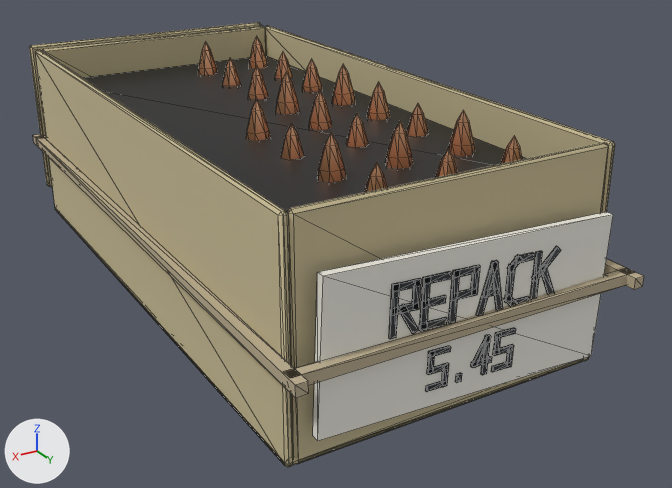
Renders of the glTF model assets/models/items/ammo_545_repack.glb from each side of a commit.
Before and after are seen from a 50 mm camera at (0.0673, 0.132, 0.0514) aimed at (-0.0064, 0.0093, -0.0099). The lights are fixed; the arrows at lower left show +X, +Y and +Z. The first picture is the older version. Mesh edges are drawn as thin lines. Vertices at exactly the same position are counted once.

Names of what the first picture shows: 'body'.
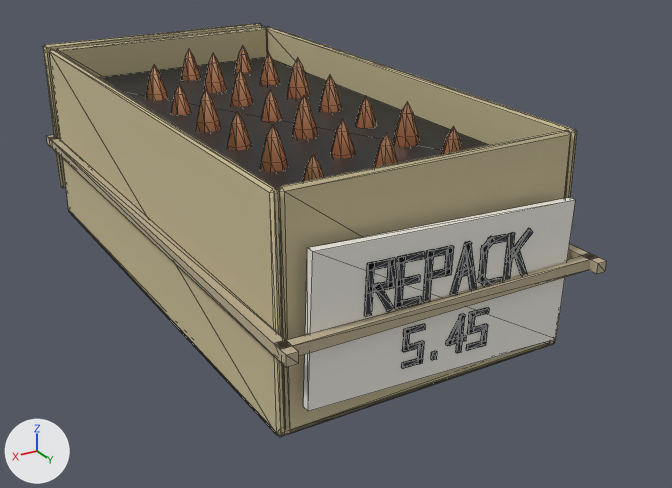
Boxes (x1, y1, x2, y2) around the edits, measured in the pictures (672 x 488 px; the box of a moved part takes in the faces that stretch with it):
'body', reshaped, moved (8% narrower, 7% shorter): before (29, 22, 644, 467); after (43, 23, 607, 437)
part 1 of me_body, moved or reshaped: before (35, 26, 615, 467); after (49, 26, 577, 437)
part 2 of me_body, moved or reshaped: before (29, 22, 261, 187); after (43, 23, 262, 188)
part 3 of me_body, moved or reshaped: before (83, 56, 526, 212); after (99, 57, 489, 190)
part 4 of me_body, moved or reshaped: before (332, 64, 355, 105); after (287, 58, 310, 98)
part 5 of me_body, moved or reshaped: before (276, 71, 300, 114); after (204, 54, 226, 93)
part 6 of me_body, moved or reshaped: before (501, 135, 522, 164); after (441, 126, 462, 154)
part 7 of me_body, moved or reshaped: before (33, 37, 644, 441); after (46, 46, 607, 411)
part 8 of me_body, moved or reshaped: before (246, 99, 387, 192); after (146, 65, 251, 151)
part 9 of me_body, moved or reshaped: before (309, 91, 458, 177); after (231, 70, 355, 159)
part 10 of me_body, moved or reshaped: before (367, 82, 475, 156); after (319, 75, 420, 147)

The edits, one by one:
me_body is used by ob_body; location (0.0, 0.0, 0.0).
me_body had 1778 vertices, 3304 faces and spanned x -0.0267..0.0267, y -0.0546..0.0559, z -0.0175..0.0163.
me_body now has 1778 vertices, 3304 faces and spans x -0.025..0.025, y -0.05..0.0513, z -0.0175..0.0163.
me_body part 1: the loose piece of 100 vertices spanning x -0.025..0.025, y -0.05..0.05, z -0.0175..0.0155 is scaled about its middle by (0.929, 0.907, 1).
me_body part 2: the loose piece of 24 vertices spanning x -0.025..0.025, y -0.0546..-0.0534, z -0.0135..0.0155 is scaled about its middle by (0.931, 1, 1), then moved by (0.0, 0.0046, 0.0).
me_body part 3: the loose piece of 8 vertices spanning x -0.023..0.023, y -0.048..0.048, z 0.0075..0.0095 is scaled about its middle by (0.926, 0.904, 1).
me_body part 4: the loose piece of 66 vertices spanning x -0.0209..-0.0122, y -0.0101..-0.0011, z -0.0137..0.0163 is moved by (0.0056, -0.0056, 0.0).
me_body part 5: the loose piece of 66 vertices spanning x -0.0097..-0.001, y -0.0101..-0.0011, z -0.0137..0.0163 is moved by (0.0056, -0.0168, 0.0).
me_body part 6: the loose piece of 37 vertices spanning x -0.0193..-0.014, y 0.0365..0.0419, z -0.0031..0.0149 is moved by (0.0056, -0.0056, 0.0).
me_body part 7: 530 of 1778 vertices moved; they spanned x -0.0267..0.0267, y -0.0531..0.0559, z -0.0142..0.0157 and now span x -0.025..0.025, y -0.0485..0.0513, z -0.0141..0.0157; mean shift (0.0047, 0.0093, 0.0); largest move (-0.0174, -0.0419, 0.0032) -> (-0.0006, 0.0309, 0.0032).
me_body part 8: 148 of the vertices in x 0.0031..0.0084, y 0.0029..0.0419, z -0.0036..0.0159 are moved by (0.0056, -0.028, 0.0).
me_body part 9: 148 of the vertices in x -0.0081..-0.0028, y 0.0029..0.0419, z -0.0036..0.0159 are moved by (0.0056, -0.0168, 0.0).
me_body part 10: 111 of the vertices in x -0.0193..-0.014, y 0.0029..0.0307, z -0.0036..0.0159 are moved by (0.0056, -0.0056, 0.0).
Other edits to the shape of me_body do not show in these pictures.
Object 'body' (ob_body) moves from (0.0, 0.0, 0.0) to (0.0, -0.0006, 0.0006).
